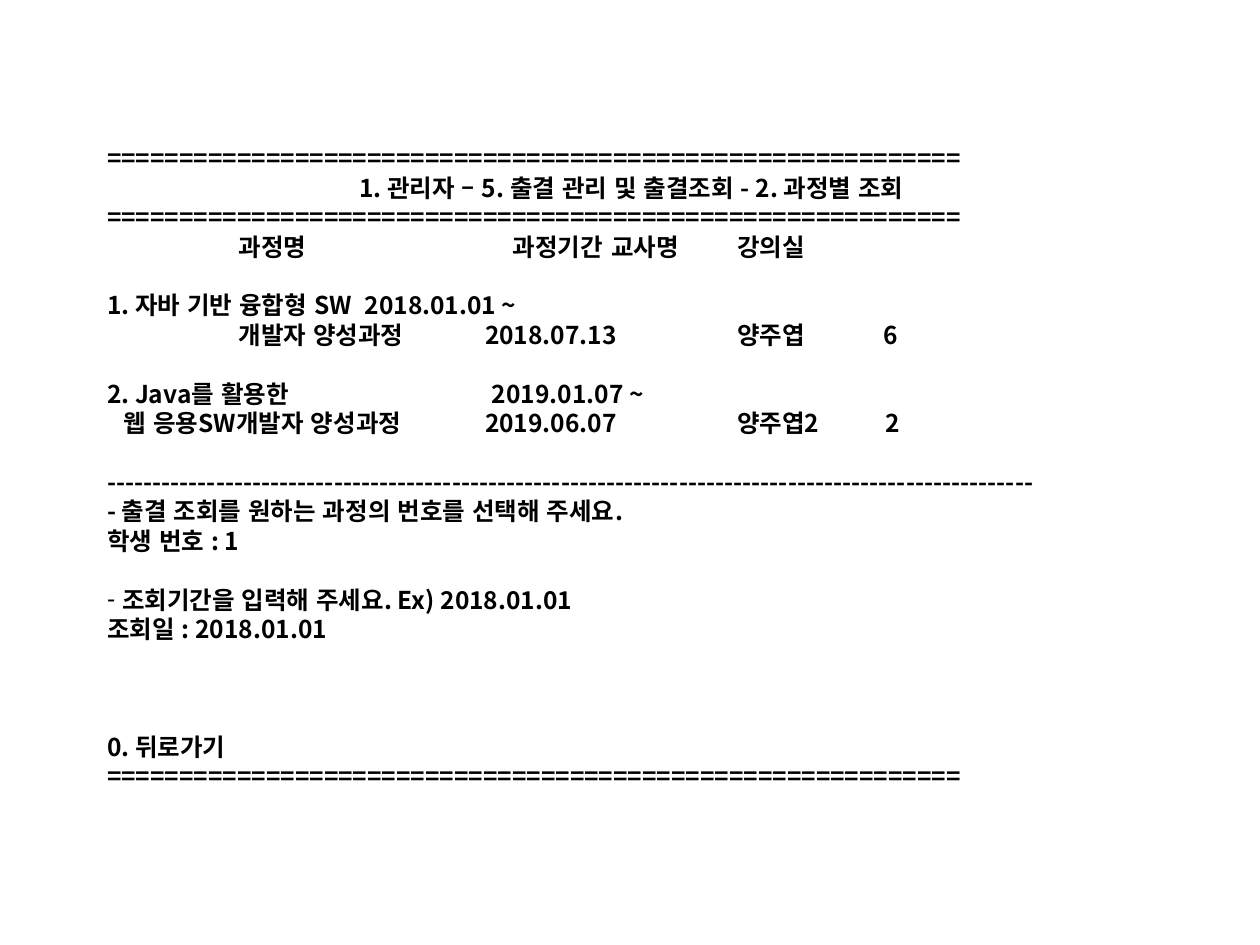
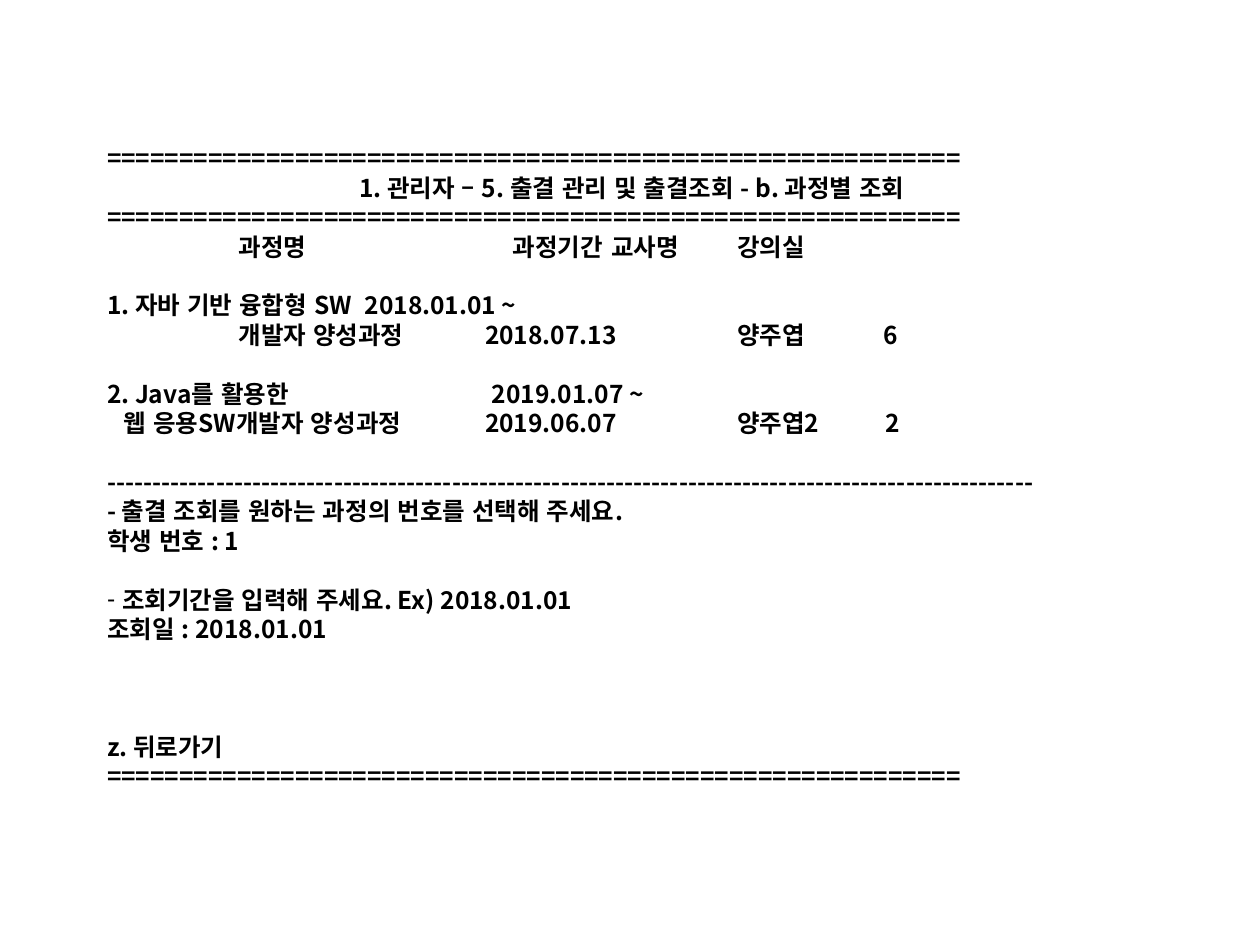
Before and after one commit to Yian-Kim/SEDU-Center, a slide deck: slide 46 of 03. 화면설계/01. 관리자/[디비2조]화면설계_관리자.pptx. Drawn at 1260x945 pixels with LibreOffice and Linux fonts; fonts in the diff are those of the drawing. Boxes give left, top, right and bottom in pixels: in the first picture for what was removed or moved away, otherwise in the second. Text is boxed around its words. In the diff, an @@ line names an element or a change of style, - is before the commit and + after.

Commit message:
Modify File [[디비2조]화면설계_관리자.pptx]
1. POWER POINT 파일 수정

- [디비2조]화면설계_관리자.pptx 파일 수정
  (03. 화면설계\01. 관리자\[디비2조]화면설계_관리자.pptx)
- 관리자 메뉴 5번 출결 관리 및 출결조회 수정

```diff
--- a/03. 화면설계/01. 관리자/[디비2조]화면설계_관리자.pptx
+++ b/03. 화면설계/01. 관리자/[디비2조]화면설계_관리자.pptx
@@ text at [359, 176, 904, 200]: text changed @@
-===========================================================
-1. 관리자 – 5. 출결 관리 및 출결조회 - 2. 과정별 조회
+===========================================================
+1. 관리자 – 5. 출결 관리 및 출결조회 - b. 과정별 조회
@@ text at [107, 735, 223, 758]: text changed @@
-0. 뒤로가기
-===========================================================
+z. 뒤로가기
+===========================================================
```
Also in this commit, not shown: 3 other slides changed.
